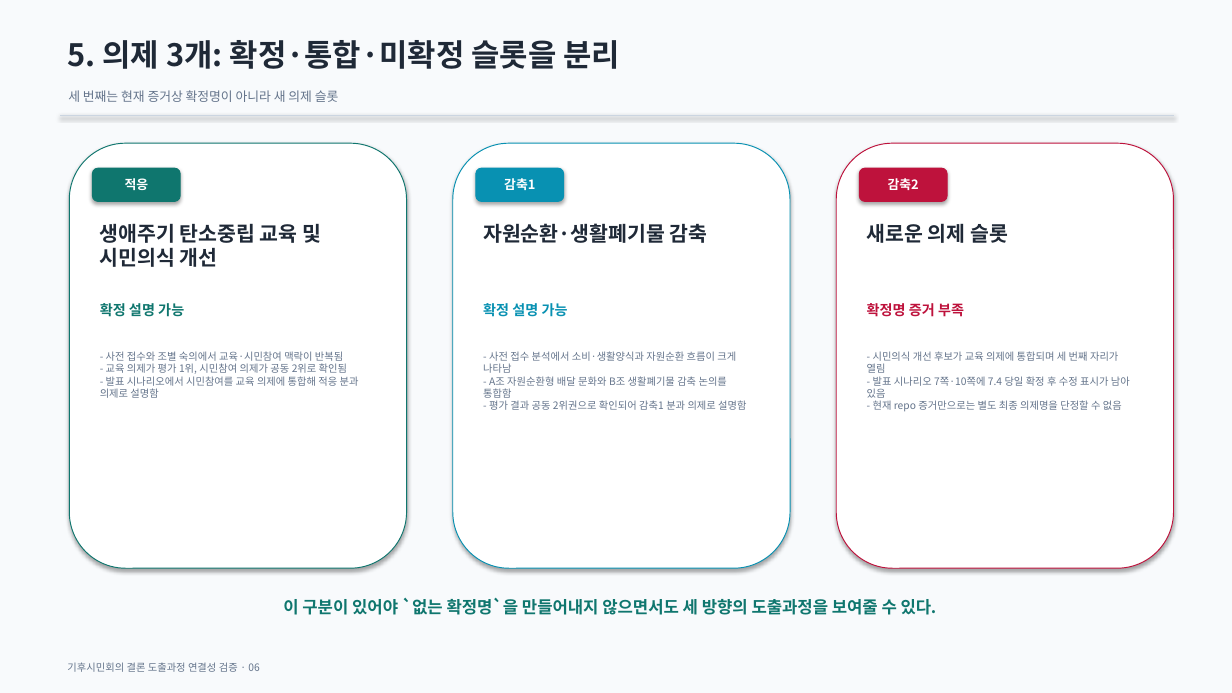
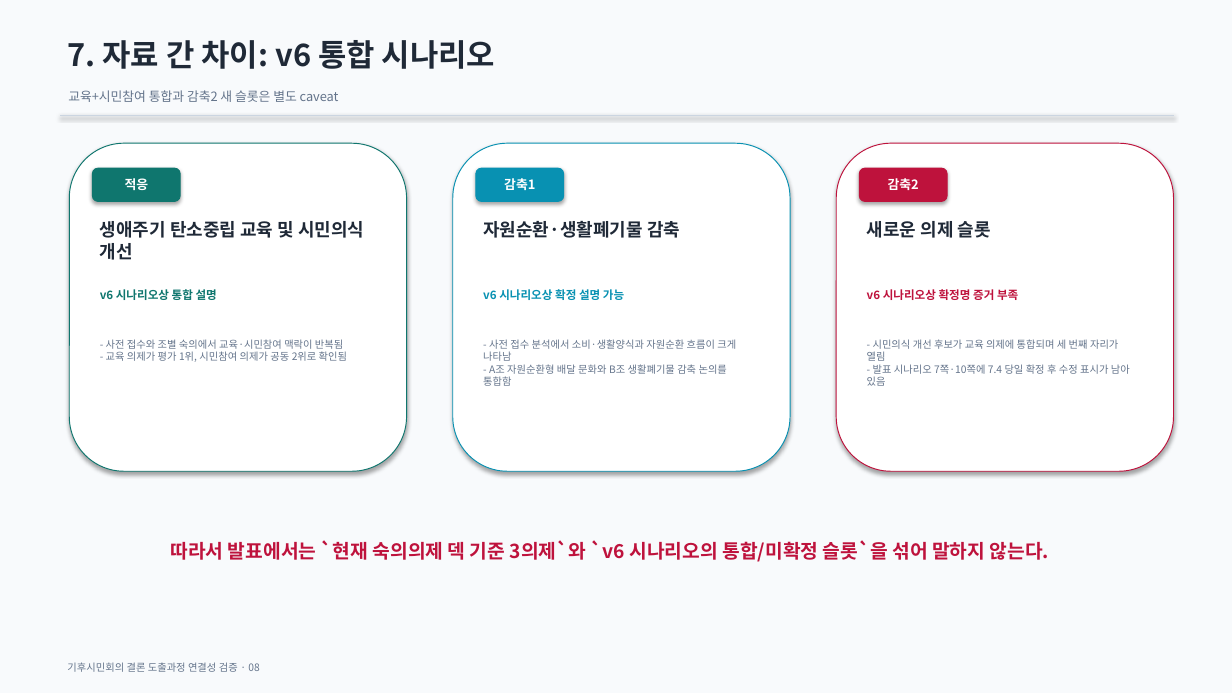
Before and after one commit to seojaehong/climate-assembly-wiki, a slide deck: slide 8 of evaluation/presentation-linkage/20260704_process_to_conclusion_linkage.pptx (slide 6 before the commit). Drawn at 1232x693 pixels with LibreOffice and Linux fonts; fonts in the diff are those of the drawing. Boxes give left, top, right and bottom in pixels: in the first picture for what was removed or moved away, otherwise in the second. Text is boxed around its words. In the diff, an @@ line names an element or a change of style, - is before the commit and + after.

Commit message:
fix: align agenda linkage deck evidence

```diff
--- a/evaluation/presentation-linkage/20260704_process_to_conclusion_linkage.pptx
+++ b/evaluation/presentation-linkage/20260704_process_to_conclusion_linkage.pptx
@@ text at [67, 40, 495, 69]: text changed @@
-5. 의제 3개: 확정·통합·미확정 슬롯을 분리
+7. 자료 간 차이: v6 통합 시나리오
@@ text at [68, 90, 339, 102]: text changed @@
-세 번째는 현재 증거상 확정명이 아니라 새 의제 슬롯
+교육+시민참여 통합과 감축2 새 슬롯은 별도 caveat
@@ rounded rectangle: place and size @@
-rounded rectangle at [69, 143, 407, 568]
+rounded rectangle at [69, 143, 407, 471]
@@ rounded rectangle: place and size @@
-rounded rectangle at [453, 143, 790, 568]
+rounded rectangle at [453, 143, 790, 471]
@@ rounded rectangle: place and size @@
-rounded rectangle at [836, 143, 1174, 568]
+rounded rectangle at [836, 143, 1174, 471]
@@ size 16 to 14 pt in 3 elements at [100, 221, 364, 260], [483, 221, 680, 238], [867, 221, 991, 238] @@
@@ text at [100, 289, 217, 300]: text changed; size 11 to 9 pt @@
-확정 설명 가능
+v6 시나리오상 통합 설명
@@ text at [483, 289, 624, 300]: text changed; size 11 to 9 pt @@
-확정 설명 가능
+v6 시나리오상 확정 설명 가능
@@ text at [867, 289, 1018, 300]: text changed; size 11 to 9 pt @@
-확정명 증거 부족
+v6 시나리오상 확정명 증거 부족
@@ text "- 사전 접수와 조별 숙의에서 ...": place and size @@
-text "- 사전 접수와 조별 숙의에서 ..." at [100, 351, 359, 398]
+text "- 사전 접수와 조별 숙의에서 ..." at [106, 339, 347, 362]
@@ text "- 사전 접수 분석에서 소비·생활양식과 ...": place and size @@
-text "- 사전 접수 분석에서 소비·생활양식과 ..." at [483, 351, 746, 410]
+text "- 사전 접수 분석에서 소비·생활양식과 ..." at [483, 339, 736, 386]
@@ text "- 시민의식 개선 후보가 교육 ...": place and size @@
-text "- 시민의식 개선 후보가 교육 ..." at [867, 351, 1130, 412]
+text "- 시민의식 개선 후보가 교육 ..." at [867, 339, 1130, 386]
@@ text at [100, 376, 359, 398]: paragraph removed @@
-- 발표 시나리오에서 시민참여를 교육 의제에 통합해 적응 분과 의제로 설명함
@@ text at [489, 400, 746, 410]: paragraph removed @@
-- 평가 결과 공동 2위권으로 확인되어 감축1 분과 의제로 설명함
@@ text at [873, 400, 1122, 412]: paragraph removed @@
-- 현재 repo 증거만으로는 별도 최종 의제명을 단정할 수 없음
@@ text at [171, 540, 1049, 562]: text changed; size 13 to 15 pt; text colour #0F766E to #BE123C @@
-이 구분이 있어야 `없는 확정명`을 만들어내지 않으면서도 세 방향의 도출과정을 보여줄 수 있다.
+따라서 발표에서는 `현재 숙의의제 덱 기준 3의제`와 `v6 시나리오의 통합/미확정 슬롯`을 섞어 말하지 않는다.
@@ text at [67, 662, 259, 672]: text changed @@
-기후시민회의 결론 도출과정 연결성 검증 · 06
+기후시민회의 결론 도출과정 연결성 검증 · 08
```
Also in this commit, not shown: 3 other slides changed, 1 slide added, 17 other files.
